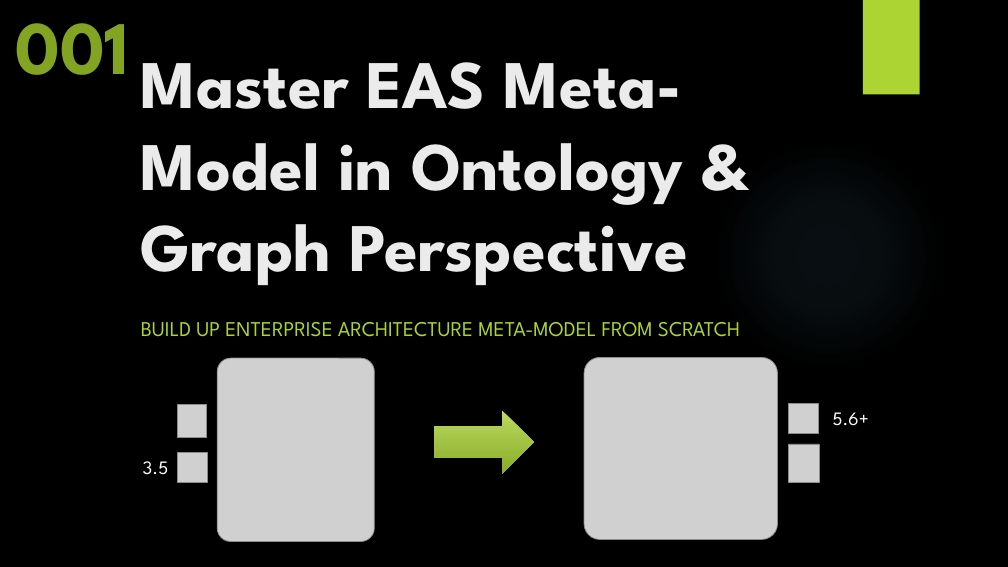
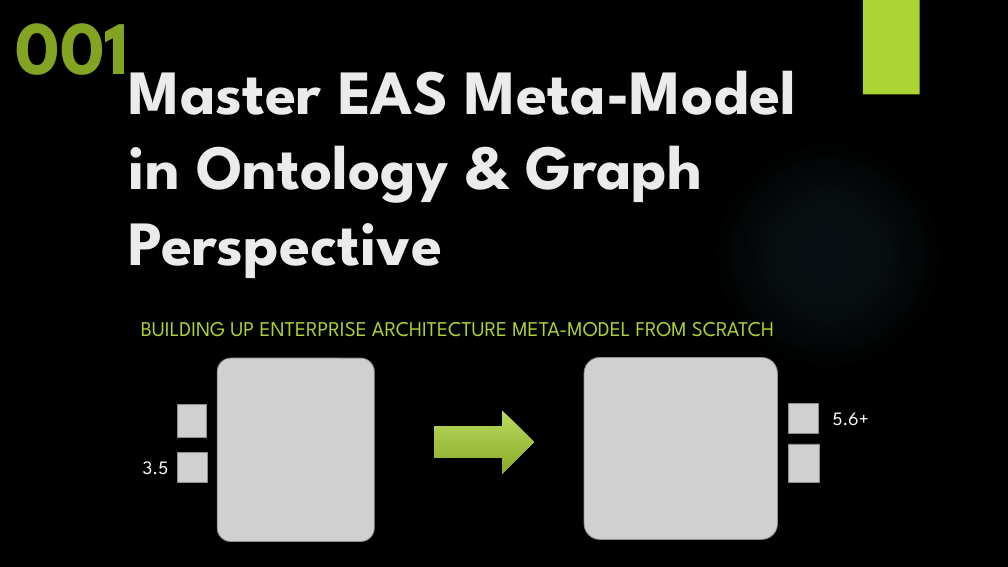
Before and after one commit to yasenstar/EA_MetaModel, a slide deck: slide 1 of Master_EAS_Meta-Model.pptx. Drawn at 1008x567 pixels with LibreOffice and Linux fonts; fonts in the diff are those of the drawing; grey boxes stand for pictures; background and template pictures are left out. Boxes give left, top, right and bottom in pixels: in the first picture for what was removed or moved away, otherwise in the second. Text is boxed around its words. In the diff, an @@ line names an element or a change of style, - is before the commit and + after.

```diff
--- a/Master_EAS_Meta-Model.pptx
+++ b/Master_EAS_Meta-Model.pptx
@@ title "Master EAS Meta-Model in Ontology ...": place and size @@
-title "Master EAS Meta-Model in Ontology ..." at bbox=[141, 62, 688, 285]
+title "Master EAS Meta-Model in Ontology ..." at bbox=[129, 70, 796, 278]
@@ title "Master EAS Meta-Model in Ontology ..." at bbox=[129, 70, 796, 278]: size 64.8 to 60 pt @@
@@ subtitle at bbox=[141, 322, 774, 337]: text changed @@
-BUILD UP ENTERPRISE ARCHITECTURE META-MODEL FROM SCRATCH
+BUILDING UP ENTERPRISE ARCHITECTURE META-MODEL FROM SCRATCH
```
Also in this commit, not shown: 2 slides added.
